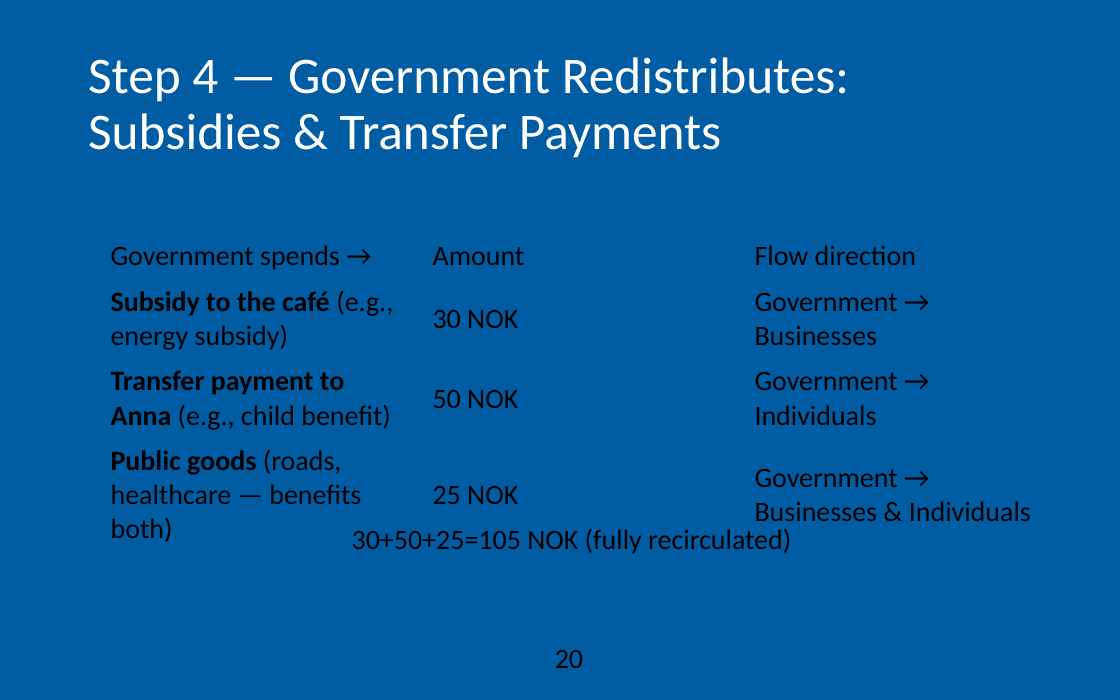
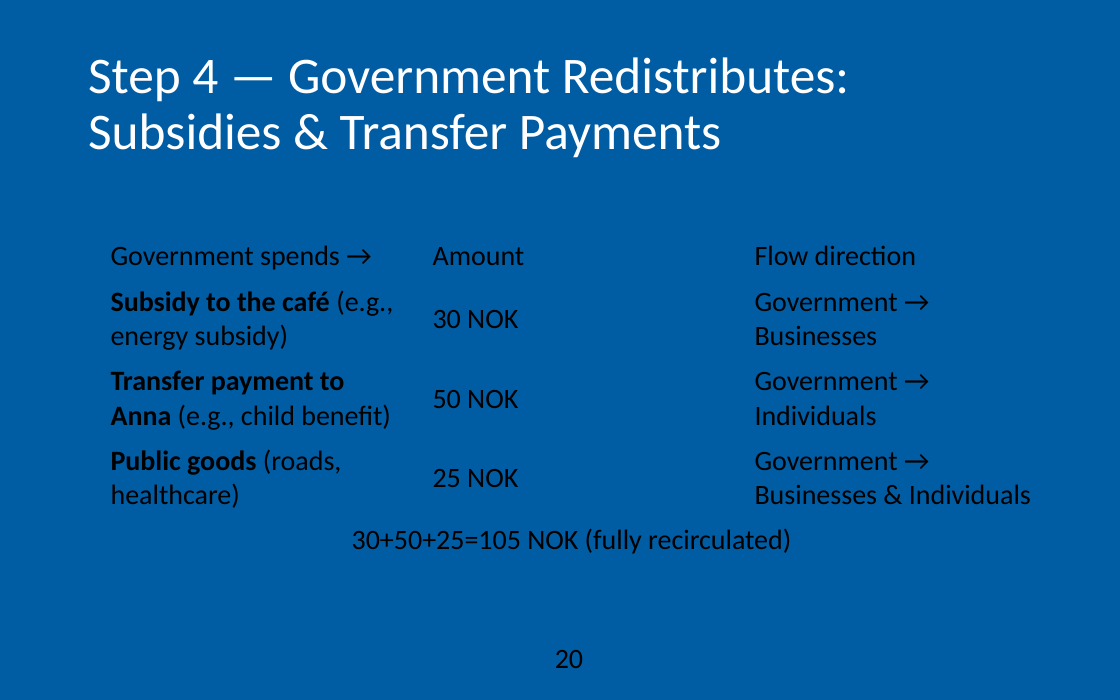
Before and after one commit to AEGDDI/idr305, a slide deck: slide 20 of lectures/L2.pptx. Drawn at 1120x700 pixels with LibreOffice and Linux fonts; fonts in the diff are those of the drawing; background and template pictures are left out. Boxes give left, top, right and bottom in pixels: in the first picture for what was removed or moved away, otherwise in the second. Text is boxed around its words. In the diff, an @@ line names an element or a change of style, - is before the commit and + after.

```diff
--- a/lectures/L2.pptx
+++ b/lectures/L2.pptx
@@ table at <box>100,234,1067,512</box> @@
-row 4, column 1: Public goods (roads, healthcare — benefits both)
+row 4, column 1: Public goods (roads, healthcare)
```
